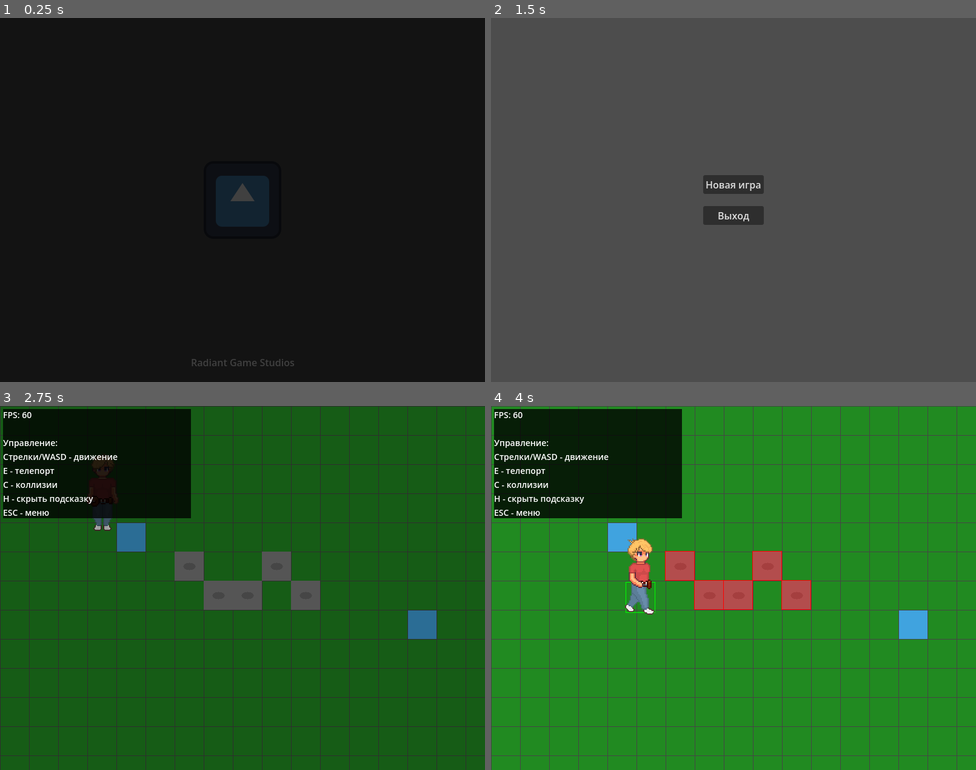
Above: before the commit, frames 1-4 (two rows, left to right).
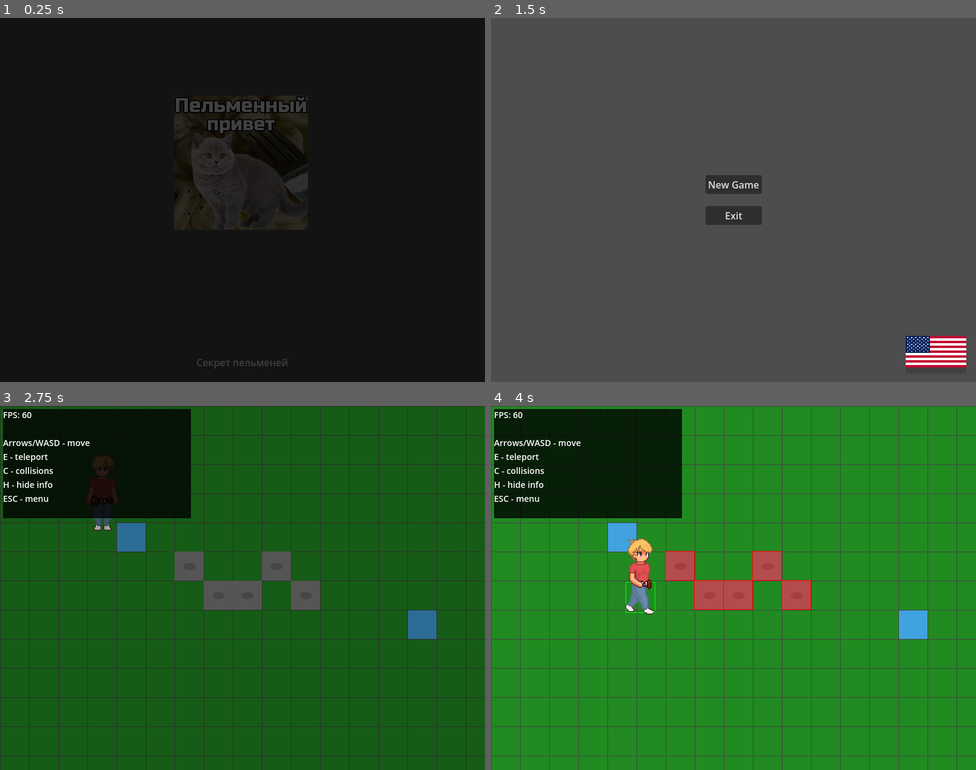
Above: after the commit, the same moments.

Repository: Radiant-Game-Studios/Pelmeny-s-Secret-Godot
Game: Godot game, scene res://scenes/splash_screen.tscn
The game is run twice, just before and just after one commit, with the same random seed, the same clock (stepped at 60 frames per second) and the same inputs. The engine's default icon, where the game draws it, is replaced by a stand-in: a white triangle on a blue panel in a dark square.
Inputs (mouse positions are in pixels of both pictures, inside the frame that each line leads up to):
- Up to frame 1 (0.25 s): no input
- Up to frame 2 (1.5 s): tap Enter at 0.5 s; move the mouse to (840, 181) at 0.52 s; hold D (move_right) 0.53-1.25 s; tap E (interact) at 0.6 s; click (840, 181) at 0.67 s; click (937, 352) at 1.27 s
- Up to frame 3 (2.75 s): click "Новая игра" (after the commit: "New Game") at 2 s
- Up to frame 4 (4 s): move the mouse to (636, 606) at 2.77 s; hold S (move_down) 2.78-3.53 s; tap C (toggle_collisions) at 2.85 s; click (636, 606) at 2.92 s; move the mouse to (782, 507) at 3.52 s; hold D (move_right) from 3.53 s (still down); tap E (interact) at 3.6 s; click (782, 507) at 3.67 s

The runs differ from the first frame. In frame 1, 2.4% of the frame differs, in the area x 35-64%, y 21-97%; in frame 2, 1.4%; in frame 3, 0.9%; in frame 4, 0.9%.

Commit message:
Localization

Diff:
--- a/project.godot
+++ b/project.godot
@@ -19,6 +19,7 @@
 
 MapManager="*uid://bbmk2ur0agjed"
 SceneManager="*uid://dcb375h303vqq"
+LocalizationManager="*uid://bt3w6cvk4pumb"
 
 [display]
 
--- a/scenes/main_menu.tscn
+++ b/scenes/main_menu.tscn
@@ -1,6 +1,7 @@
 [gd_scene format=3 uid="uid://typgajtslc6l"]
 
 [ext_resource type="Script" uid="uid://ceoccxt8ynrca" path="res://scripts/main_menu.gd" id="1_l6cm7"]
+[ext_resource type="Texture2D" uid="uid://bmir7kt8rpxx8" path="res://resources/pics/system/rflag.jpg" id="2_ekxnf"]
 
 [node name="MainMenu" type="Control" unique_id=953836575]
 layout_mode = 3
@@ -60,6 +61,31 @@
 layout_mode = 2
 text = "Выход"
 
+[node name="LanguageButton" type="Button" parent="." unique_id=1977098770]
+layout_mode = 1
+anchors_preset = 3
+anchor_left = 1.0
+anchor_top = 1.0
+anchor_right = 1.0
+anchor_bottom = 1.0
+offset_left = -116.0
+offset_top = -76.0
+offset_right = -16.0
+offset_bottom = -14.0
+grow_horizontal = 0
+grow_vertical = 0
+
+[node name="FlagIcon" type="TextureRect" parent="LanguageButton" unique_id=2010128300]
+layout_mode = 1
+anchors_preset = 15
+anchor_right = 1.0
+anchor_bottom = 1.0
+grow_horizontal = 2
+grow_vertical = 2
+texture = ExtResource("2_ekxnf")
+expand_mode = 2
+stretch_mode = 4
+
 [node name="VersionLabel" type="Label" parent="." unique_id=882997114]
 layout_mode = 0
 offset_right = 40.0
--- a/scenes/splash_screen.tscn
+++ b/scenes/splash_screen.tscn
@@ -1,7 +1,7 @@
 [gd_scene format=3 uid="uid://dhunxoojn581x"]
 
 [ext_resource type="Script" uid="uid://d05o0i8igit5y" path="res://scripts/splash_screen.gd" id="1_hsxvm"]
-[ext_resource type="Texture2D" uid="uid://bx40bofn7yy27" path="res://icon.svg" id="1_n4g2v"]
+[ext_resource type="Texture2D" uid="uid://77ng36j6g38u" path="res://assets/sprites/system/pelm.jpg" id="2_hsxvm"]
 
 [node name="SplashScreen" type="Control" unique_id=1478775906]
 layout_mode = 3
@@ -30,13 +30,14 @@
 anchor_top = 0.5
 anchor_right = 0.5
 anchor_bottom = 0.5
-offset_left = -20.0
-offset_top = -20.0
-offset_right = 20.0
-offset_bottom = 20.0
+offset_left = -112.99997
+offset_top = -172.0
+offset_right = 623.0
+offset_bottom = 564.0
 grow_horizontal = 2
 grow_vertical = 2
-texture = ExtResource("1_n4g2v")
+scale = Vector2(0.3, 0.3)
+texture = ExtResource("2_hsxvm")
 stretch_mode = 4
 
 [node name="Label" type="Label" parent="." unique_id=496093540]
--- /dev/null
+++ b/scripts/autoload/localization_manager.gd
@@ -0,0 +1,227 @@
+extends Node
+
+enum Language { RUSSIAN, ENGLISH }
+
+var current_language: Language = Language.RUSSIAN
+
+# Сигнал для обновления всех текстов в игре при смене языка
+signal language_changed(new_language: Language)
+
+# ========================================
+# СИСТЕМНЫЕ НАДПИСИ (интерфейс, кнопки)
+# ========================================
+var system_texts = {
+	"game_title": {
+		Language.RUSSIAN: "Pelmeny`s Secret",
+		Language.ENGLISH: "Pelmeny`s Secret"
+	},
+	"new_game": {
+		Language.RUSSIAN: "Новая игра",
+		Language.ENGLISH: "New Game"
+	},
+	"continue": {
+		Language.RUSSIAN: "Продолжить",
+		Language.ENGLISH: "Continue"
+	},
+	"exit": {
+		Language.RUSSIAN: "Выход",
+		Language.ENGLISH: "Exit"
+	},
+	"pause": {
+		Language.RUSSIAN: "ПАУЗА",
+		Language.ENGLISH: "PAUSE"
+	},
+	"save": {
+		Language.RUSSIAN: "Сохранить",
+		Language.ENGLISH: "Save"
+	},
+	"main_menu": {
+		Language.RUSSIAN: "Главное меню",
+		Language.ENGLISH: "Main Menu"
+	},
+	"loading": {
+		Language.RUSSIAN: "Загрузка...",
+		Language.ENGLISH: "Loading..."
+	},
+	"press_e_to_teleport": {
+		Language.RUSSIAN: "Нажмите E для телепортации",
+		Language.ENGLISH: "Press E to teleport"
+	},
+	"splash_subtitle": {
+		Language.RUSSIAN: "Секрет пельменей",
+		Language.ENGLISH: "The Secret of Dumplings"
+	},
+	# Отладочная панель
+	"debug_controls": {
+		Language.RUSSIAN: "Стрелки/WASD - движение\nE - телепорт\nC - коллизии\nH - скрыть подсказку\nESC - меню",
+		Language.ENGLISH: "Arrows/WASD - move\nE - teleport\nC - collisions\nH - hide info\nESC - menu"
+	},
+	"debug_fps": {
+		Language.RUSSIAN: "FPS",
+		Language.ENGLISH: "FPS"
+	},
+	# Сообщения
+	"game_saved": {
+		Language.RUSSIAN: "Игра сохранена!",
+		Language.ENGLISH: "Game saved!"
+	},
+	"map_not_found": {
+		Language.RUSSIAN: "Файл карты не найден",
+		Language.ENGLISH: "Map file not found"
+	},
+	"error_loading_map": {
+		Language.RUSSIAN: "Ошибка загрузки карты",
+		Language.ENGLISH: "Error loading map"
+	}
+}
+
+# ========================================
+# ДИАЛОГОВЫЕ РЕПЛИКИ (твой ReplicsManager)
+# ========================================
+var replicas_russian = [
+	"*ням-ням-ням*",
+	"Всё это не то!",
+	"На вкус как пенопласт!",
+	"Да даже он вкуснее!!!",
+	"А вот раньше было…",
+	"25 лет назад...",
+	"*ням-ням-ням*",
+	"Бабушка, твои пельмешки самые-самые вкусные!!!",
+	"А почему так?",
+	"Хех",
+	"А всё дело, внучок, в секретном ингредиенте",
+	"А что это за ингридиент такой?",
+	"Потом сам как-нибудь узнаешь...",
+	"Надо навестить бабушку.",
+	"Решено! Отправляюсь во Владивосток!",
+	"Секрет пельменей",
+	"Так... Москва-Владивосток...",
+	"Ох, дорого блин, ну да ладно, что делать..",
+	"Отправление через час...",
+	"Неделю спустя..",
+	"Такс... Осталось найти её дом...",
+	"Спасибо тебе, внучок!",
+	"Бабушка, а почему они такие вкусные?",
+	"Этот ингридиент - моя любовь",
+	"Как это мило, бабушка ^^",
+	"Zzz..",
+	"Интересный какой, спит на работе",
+	"Ой, смотри-ка, Марин, солнечный какой! Ты к кому, милок?",
+	"Да это ж, кажется, сынок Люды из пятого! Вылитый!",
+	"Я... я просто мимо.",
+	"А, ну ладно! У нас тут сирень как зацвела – душища!",
+	"И Барсик наш, лежебока, на третьей лавочке развалился. Не наступи на него!",
+	"Хочешь, загадку загадаю? Что в землю сажаем, всё лето поливаем, а осенью внучки уплетают?",
+	"Картошку?",
+	"Деньги?",
+	"Любовь в банках! Варенье да соленья!",
+	"Умничка! Чувствуется, из хорошей семьи!",
+	"На, пирожок с яблоком, домашний. Тёплый ещё! Иди, не задерживай!",
+	"Ой-ой-ой! Куда это мы собрались?",
+	"А пропуск формы 7-Г покажете? Или может, удостоверение счастливого человека?",
+	"Я... мне просто нужно выйти.",
+	"«Просто выйти»! Ха-ха! Все так говорят!",
+	"Ладно, шучу. Вижу вы человек приятный. Давайте сыграем: угадаете – пропущу!",
+	"Что идёт вверх и вниз, но с места не сдвинется ни на сантиметр?",
+	"Лифт",
+	"Температура",
+	"Лестница",
+	"Молодец! Раз такие дела – вот вам временный пропуск. Только никому не говорите!",
+	"Извиняй, видимо сегодня не твой день"
+]
+
+var replicas_english = [
+	"*yum-yum-yum*",
+	"This is all wrong!",
+	"Tastes like styrofoam!",
+	"Even that tastes better!!!",
+	"But it was better back in the day...",
+	"25 years ago...",
+	"*yum-yum-yum*",
+	"Grandma, your dumplings are the absolute best!!!",
+	"Why is that?",
+	"Heh",
+	"Well, grandson, it's all about the secret ingredient",
+	"What kind of ingredient is that?",
+	"You'll find out some other time...",
+	"I need to visit Grandma.",
+	"It's decided! I'm going to Vladivostok!",
+	"Pelmeny`s secret",
+	"So... Moscow to Vladivostok...",
+	"Oh, that's expensive, damn, oh well, what can you do..",
+	"Departure in an hour...",
+	"A week later..",
+	"So... Now I have to find her house...",
+	"Thank you, dear grandson!",
+	"Grandma, why are they so tasty?",
+	"This ingredient is my love.",
+	"That's so sweet, grandma ^^",
+	"Zzz...",
+	"My, my, sleeping on the job, how interesting",
+	"Oh, look, Marina, what a sunny young man! Who are you here for, dear?",
+	"Wait, isn't that Lyuda's boy from the fifth floor? The spitting image!",
+	"I... I was just passing by.",
+	"Ah, alright then! Our lilac is in full bloom – such a fragrance!",
+	"And our lazybones, Barsik the cat, is sprawling on the third bench. Don't step on him!",
+	"Want me to tell you a riddle? What do we plant in the ground, water all summer, and our granddaughters devour in the fall?",
+	"Potatoes?",
+	"Money?",
+	"Love in jars! Jam and pickles!",
+	"Clever girl! I can tell you're from a good family!",
+	"Here, have an apple pie, homemade. Still warm! Go on now, don't linger!",
+	"Oh, dear, dear! And where might we be off to?",
+	"May I see your Form 7-G pass? Or perhaps your happy-person identification?",
+	"I... I just need to get out.",
+	"'Just get out'! Ha-ha! They all say that!",
+	"Alright, I'm joking. I can see you're a pleasant person. Let's play a game: guess right – I'll let you pass!",
+	"What goes up and down but doesn't move an inch from its spot?",
+	"An elevator",
+	"Temperature",
+	"Stairs",
+	"Well done! Since that's the case – here's a temporary pass for you. Just don't tell anyone!",
+	"Sorry, looks like it's just not your day"
+]
+
+
+# ========================================
+# МЕТОДЫ
+# ========================================
+
+func get_text(key: String) -> String:
+	"""Получить системный текст по ключу"""
+	if system_texts.has(key):
+		return system_texts[key].get(current_language, key)
+	return key
+
+
+func get_replica(index: int) -> String:
+	"""Получить диалоговую реплику по индексу"""
+	if current_language == Language.RUSSIAN:
+		if index >= 0 and index < replicas_russian.size():
+			return replicas_russian[index]
+	else:
+		if index >= 0 and index < replicas_english.size():
+			return replicas_english[index]
+	return ""
+
+
+func set_language(lang: Language) -> void:
+	"""Установить язык и оповестить все элементы интерфейса"""
+	if current_language != lang:
+		current_language = lang
+		language_changed.emit(lang)
+
+
+func toggle_language() -> void:
+	"""Переключить язык"""
+	if current_language == Language.RUSSIAN:
+		set_language(Language.ENGLISH)
+	else:
+		set_language(Language.RUSSIAN)
+
+
+func get_current_language_string() -> String:
+	"""Получить строковое обозначение текущего языка"""
+	if current_language == Language.RUSSIAN:
+		return "Русский"
+	return "English"
--- a/scripts/game.gd
+++ b/scripts/game.gd
@@ -139,13 +139,8 @@
 
 func _update_debug_text():
 	var fps = Engine.get_frames_per_second()
-	var text = "FPS: %d\n\n" % fps
-	text += "Управление:\n"
-	text += "Стрелки/WASD - движение\n"
-	text += "E - телепорт\n"
-	text += "C - коллизии\n"
-	text += "H - скрыть подсказку\n"
-	text += "ESC - меню"
+	var text = LocalizationManager.get_text("debug_fps") + ": %d\n\n" % fps
+	text += LocalizationManager.get_text("debug_controls")
 	info_label.text = text
 
 
--- a/scripts/main_menu.gd
+++ b/scripts/main_menu.gd
@@ -1,18 +1,48 @@
 extends Control
 
 @onready var fade_rect: ColorRect = $CanvasLayer/FadeRect
+@onready var flag_icon: TextureRect = $LanguageButton/FlagIcon
+
+var flag_ru = preload("res://assets/sprites/system/rflag.jpg")
+var flag_en = preload("res://assets/sprites/system/usa.jpg")
+
 
 func _ready():
 	fade_rect.color = Color.BLACK
 	var tween = create_tween()
 	tween.tween_property(fade_rect, "color", Color(0, 0, 0, 0), 0.5)
 
-	var save_exists = FileAccess.file_exists("user://savegame.dat")
-	$VBoxContainer/ContinueButton.visible = save_exists
-
+	# Кнопки
+	$VBoxContainer/ContinueButton.visible = FileAccess.file_exists("user://savegame.dat")
 	$VBoxContainer/ContinueButton.pressed.connect(_on_continue)
 	$VBoxContainer/NewGameButton.pressed.connect(_on_new_game)
 	$VBoxContainer/ExitButton.pressed.connect(_on_exit)
+	$LanguageButton.pressed.connect(_on_toggle_language)
+
+	# Установка текстов кнопок
+	_refresh_texts()
+
+	# Установка иконки языка
+	_update_flag_icon()
+
+
+func _refresh_texts():
+	$VBoxContainer/NewGameButton.text = LocalizationManager.get_text("new_game")
+	$VBoxContainer/ContinueButton.text = LocalizationManager.get_text("continue")
+	$VBoxContainer/ExitButton.text = LocalizationManager.get_text("exit")
+
+
+func _update_flag_icon():
+	if LocalizationManager.current_language == LocalizationManager.Language.RUSSIAN:
+		flag_icon.texture = flag_ru
+	else:
+		flag_icon.texture = flag_en
+
+
+func _on_toggle_language():
+	LocalizationManager.toggle_language()
+	_refresh_texts()
+	_update_flag_icon()
 
 
 func _on_continue():
--- a/scripts/pause_menu.gd
+++ b/scripts/pause_menu.gd
@@ -12,6 +12,12 @@
 
 	# Обрабатываем ESC — тоже выход из паузы
 	process_mode = Node.PROCESS_MODE_ALWAYS
+
+	#локализация
+	$VBoxContainer/ContinueButton.text = LocalizationManager.get_text("continue")
+	$VBoxContainer/SaveButton.text = LocalizationManager.get_text("save")
+	$VBoxContainer/MainMenuButton.text = LocalizationManager.get_text("main_menu")
+	$VBoxContainer/ExitButton.text = LocalizationManager.get_text("exit")
 
 func _input(event):
 	if event.is_action_pressed("ui_cancel"):  # ESC
--- a/scripts/player/player.gd
+++ b/scripts/player/player.gd
@@ -157,5 +157,6 @@
 	for tp in teleport_points:
 		if tp.x == tile_x and tp.y == tile_y:
 			hint_label.visible = true
+			hint_label.text = LocalizationManager.get_text("press_e_to_teleport")
 			return
 	hint_label.visible = false
--- a/scripts/splash_screen.gd
+++ b/scripts/splash_screen.gd
@@ -11,6 +11,8 @@
 	tween.tween_property(fade_rect, "color", Color.BLACK, 1.0)
 	tween.tween_callback(_go_to_menu)
 
+	$Label.text = LocalizationManager.get_text("splash_subtitle")
+
 
 func _go_to_menu():
 	get_tree().change_scene_to_file("res://scenes/main_menu.tscn")
Binary file added: assets/sprites/system/pelm.jpg
Not shown, added: assets/sprites/system/pelm.jpg.import
Not shown, added: scripts/autoload/localization_manager.gd.uid
